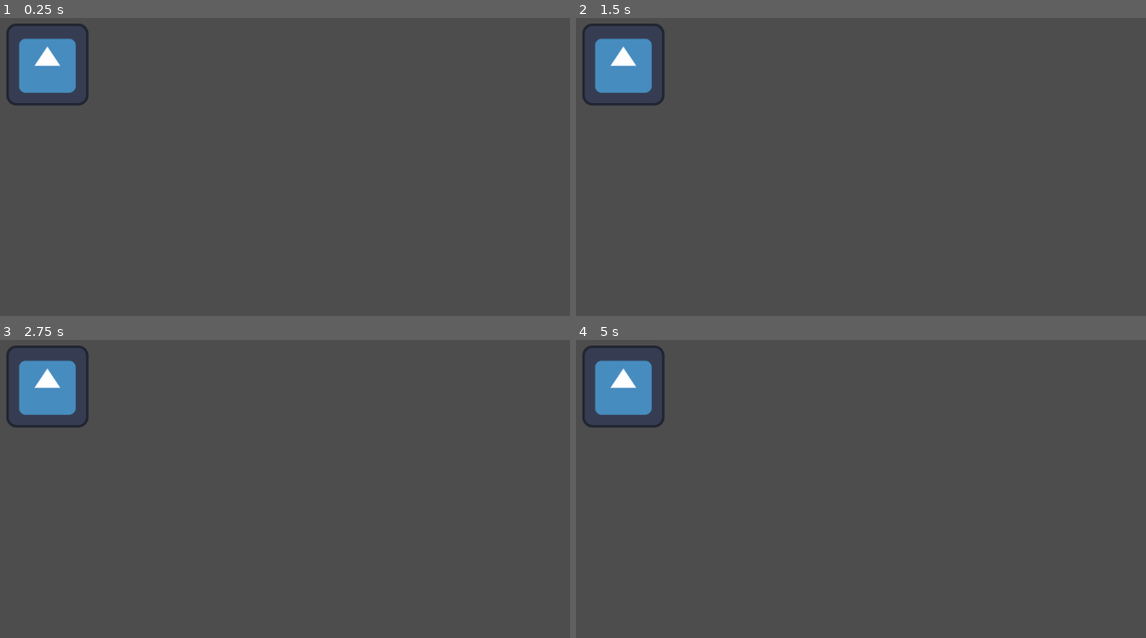
Above: before the commit, frames 1-4 (two rows, left to right).
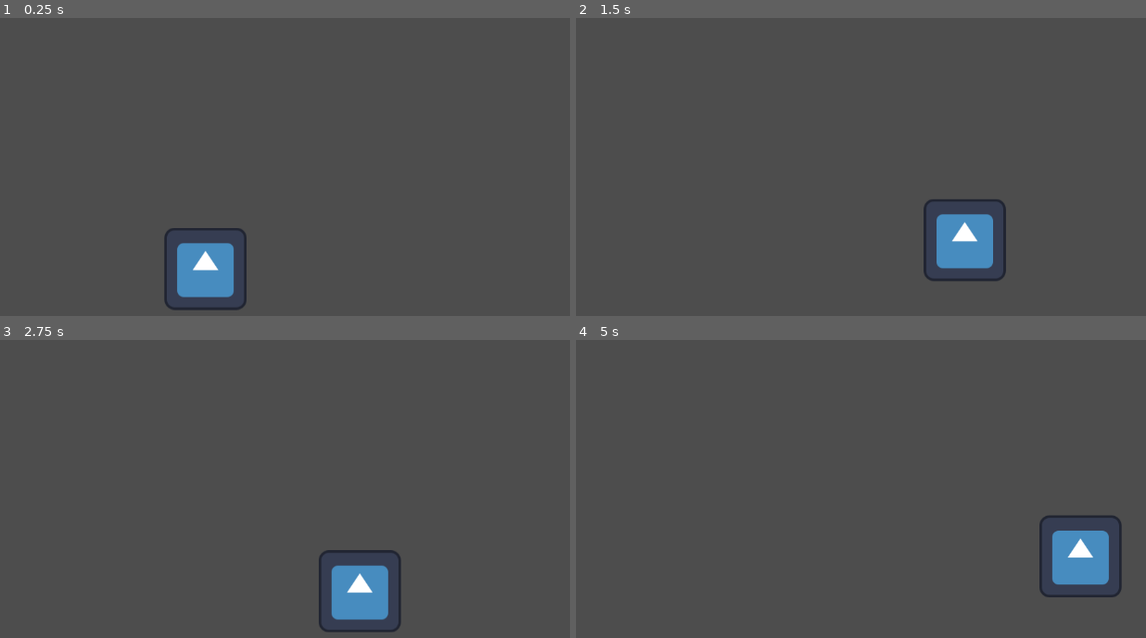
Above: after the commit, the same moments.

Repository: wall-daniel/AbyssalPixelJam9
Game: Godot game, scene res://Scenes/game.tscn
Two runs of this game, one before a commit and one after it. Both use one fixed random seed, a clock stepped at 60 frames per second and the inputs below. Before the commit the project has no main scene; this scene is started directly in both runs. The engine's default icon, where the game draws it, is replaced by a stand-in: a white triangle on a blue panel in a dark square.
Inputs:
- Up to frame 1 (0.25 s): no input
- Up to frame 2 (1.5 s): tap Enter (ui_accept) at 0.5, 0.6, 0.77, 1.07, 1.35 s; hold Right (ui_right) from 0.53 s (still down)
- Up to frame 3 (2.75 s): tap Enter (ui_accept) at 1.52, 1.82, 2.1 s; release Right (ui_right) at 2.03 s; hold Left (ui_left) from 2.03 s (still down)
- Up to frame 4 (5 s): release Left (ui_left) at 2.78 s; hold Right (ui_right) 2.78-4.28 s; tap Enter (ui_accept) at 2.85, 3.02, 3.32, 3.6, 3.77, 4.07, 4.35, 4.52, 4.82 s; hold Left (ui_left) from 4.28 s (still down)

The runs differ from the first frame. In frame 1, 4.7% of the frame differs, in the area x 1-44%, y 1-99%; in frame 2, 4.7%; in frame 3, 4.7%, in the area x 1-71%, y 1-99%; in frame 4, 4.7%.

Commit message:
did some things
made a player

Diff:
--- a/Scenes/game.tscn
+++ b/Scenes/game.tscn
@@ -1,9 +1,17 @@
-[gd_scene load_steps=2 format=3 uid="uid://dw1036we4bnyk"]
+[gd_scene load_steps=3 format=3 uid="uid://dw1036we4bnyk"]
 
-[ext_resource type="Texture2D" uid="uid://cdsems6iss51d" path="res://icon.svg" id="1_b1ee4"]
+[ext_resource type="PackedScene" uid="uid://xf3st41xiic" path="res://Scenes/player.tscn" id="1_1c0dr"]
+
+[sub_resource type="RectangleShape2D" id="RectangleShape2D_rer6e"]
+size = Vector2(1175, 39)
 
 [node name="Game" type="Node2D"]
 
-[node name="Icon" type="Sprite2D" parent="."]
-position = Vector2(339, 224)
-texture = ExtResource("1_b1ee4")
+[node name="StaticBody2D" type="StaticBody2D" parent="."]
+
+[node name="CollisionShape2D" type="CollisionShape2D" parent="StaticBody2D"]
+position = Vector2(576, 627)
+shape = SubResource("RectangleShape2D_rer6e")
+
+[node name="Player" parent="." instance=ExtResource("1_1c0dr")]
+position = Vector2(585, 510)
--- /dev/null
+++ b/Scenes/player.tscn
@@ -0,0 +1,16 @@
+[gd_scene load_steps=4 format=3 uid="uid://xf3st41xiic"]
+
+[ext_resource type="Texture2D" uid="uid://cdsems6iss51d" path="res://icon.svg" id="1_n1rgq"]
+[ext_resource type="Script" path="res://Scripts/player.gd" id="1_txacy"]
+
+[sub_resource type="RectangleShape2D" id="RectangleShape2D_fhjst"]
+size = Vector2(128, 128)
+
+[node name="Player" type="CharacterBody2D"]
+script = ExtResource("1_txacy")
+
+[node name="Sprite2D" type="Sprite2D" parent="."]
+texture = ExtResource("1_n1rgq")
+
+[node name="CollisionShape2D" type="CollisionShape2D" parent="."]
+shape = SubResource("RectangleShape2D_fhjst")
--- /dev/null
+++ b/Scripts/player.gd
@@ -0,0 +1,28 @@
+extends CharacterBody2D
+
+
+const SPEED = 300.0
+const JUMP_VELOCITY = -400.0
+
+# Get the gravity from the project settings to be synced with RigidBody nodes.
+var gravity = ProjectSettings.get_setting("physics/2d/default_gravity")
+
+
+func _physics_process(delta):
+	# Add the gravity.
+	if not is_on_floor():
+		velocity.y += gravity * delta
+
+	# Handle jump.
+	if Input.is_action_just_pressed("ui_accept") and is_on_floor():
+		velocity.y = JUMP_VELOCITY
+
+	# Get the input direction and handle the movement/deceleration.
+	# As good practice, you should replace UI actions with custom gameplay actions.
+	var direction = Input.get_axis("ui_left", "ui_right")
+	if direction:
+		velocity.x = direction * SPEED
+	else:
+		velocity.x = move_toward(velocity.x, 0, SPEED)
+
+	move_and_slide()
--- a/project.godot
+++ b/project.godot
@@ -11,5 +11,21 @@
 [application]
 
 config/name="AbyssalPixelJam9"
+run/main_scene="res://Scenes/game.tscn"
 config/features=PackedStringArray("4.2", "Forward Plus")
 config/icon="res://icon.svg"
+
+[input]
+
+left={
+"deadzone": 0.5,
+"events": [Object(InputEventKey,"resource_local_to_scene":false,"resource_name":"","device":-1,"window_id":0,"alt_pressed":false,"shift_pressed":false,"ctrl_pressed":false,"meta_pressed":false,"pressed":false,"keycode":0,"physical_keycode":65,"key_label":0,"unicode":97,"echo":false,"script":null)
+, Object(InputEventKey,"resource_local_to_scene":false,"resource_name":"","device":-1,"window_id":0,"alt_pressed":false,"shift_pressed":false,"ctrl_pressed":false,"meta_pressed":false,"pressed":false,"keycode":0,"physical_keycode":4194319,"key_label":0,"unicode":0,"echo":false,"script":null)
+]
+}
+right={
+"deadzone": 0.5,
+"events": [Object(InputEventKey,"resource_local_to_scene":false,"resource_name":"","device":-1,"window_id":0,"alt_pressed":false,"shift_pressed":false,"ctrl_pressed":false,"meta_pressed":false,"pressed":false,"keycode":0,"physical_keycode":68,"key_label":0,"unicode":100,"echo":false,"script":null)
+, Object(InputEventKey,"resource_local_to_scene":false,"resource_name":"","device":-1,"window_id":0,"alt_pressed":false,"shift_pressed":false,"ctrl_pressed":false,"meta_pressed":false,"pressed":false,"keycode":0,"physical_keycode":4194321,"key_label":0,"unicode":0,"echo":false,"script":null)
+]
+}
